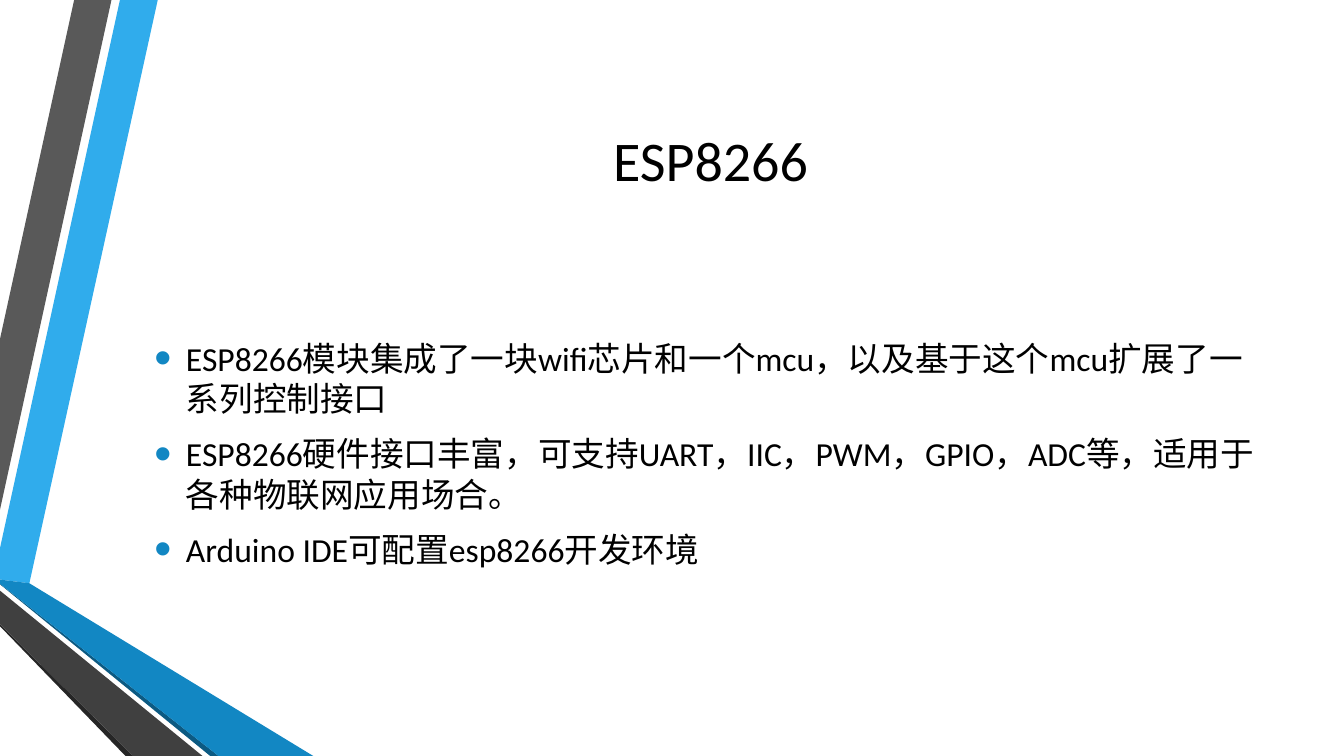
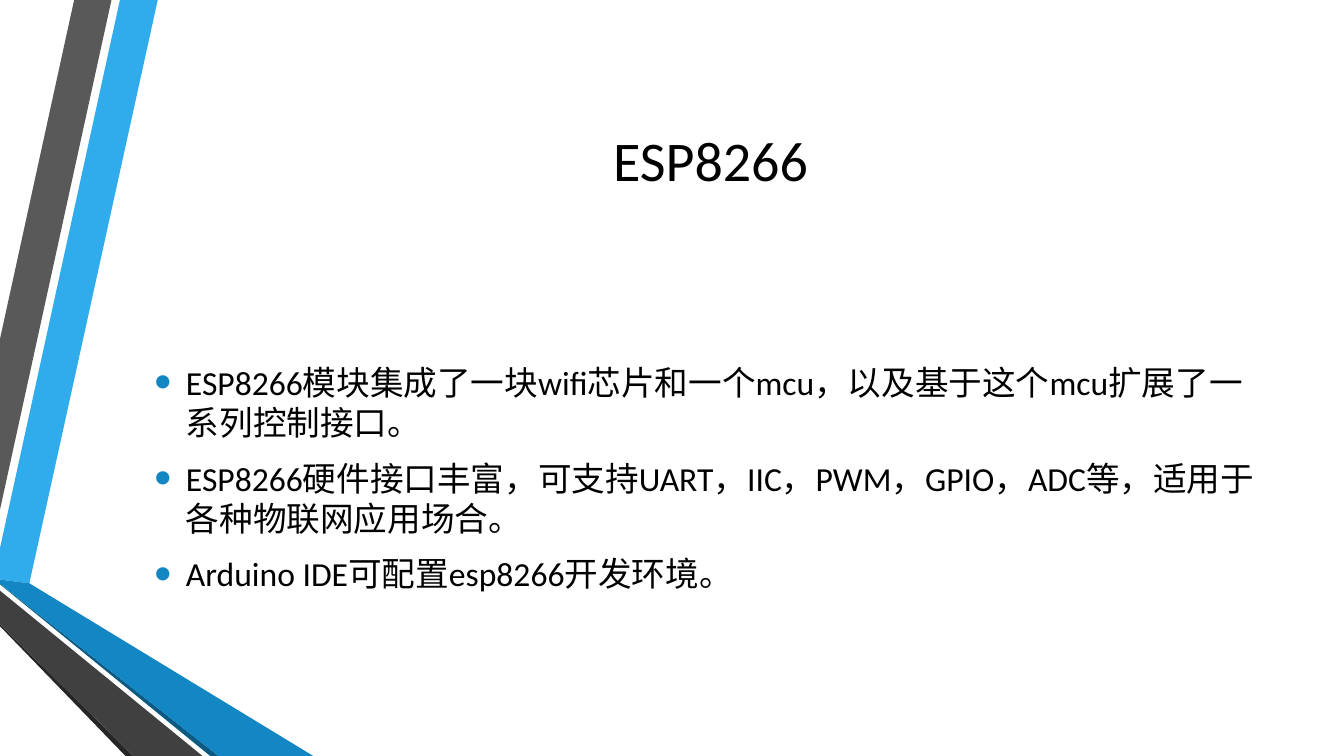
Before and after one commit to coco-hkk/arduino-courses, a slide deck: slide 14 of 1/1.pptx. Drawn at 1344x756 pixels with LibreOffice and Linux fonts; fonts in the diff are those of the drawing; background and template pictures are left out. Boxes give left, top, right and bottom in pixels: in the first picture for what was removed or moved away, otherwise in the second. Text is boxed around its words. In the diff, an @@ line names an element or a change of style, - is before the commit and + after.

```diff
--- a/1/1.pptx
+++ b/1/1.pptx
@@ text at [186, 367, 1243, 438]: text changed @@
-• ESP8266模块集成了一块wifi芯片和一个mcu，以及基于这个mcu扩展了一系列控制接口
+• ESP8266模块集成了一块wifi芯片和一个mcu，以及基于这个mcu扩展了一系列控制接口。
@@ text at [186, 559, 733, 592]: text changed @@
-• Arduino IDE可配置esp8266开发环境
+• Arduino IDE可配置esp8266开发环境。
```
Also in this commit, not shown: 1 slide added, 4 slides removed, 5 other files.
